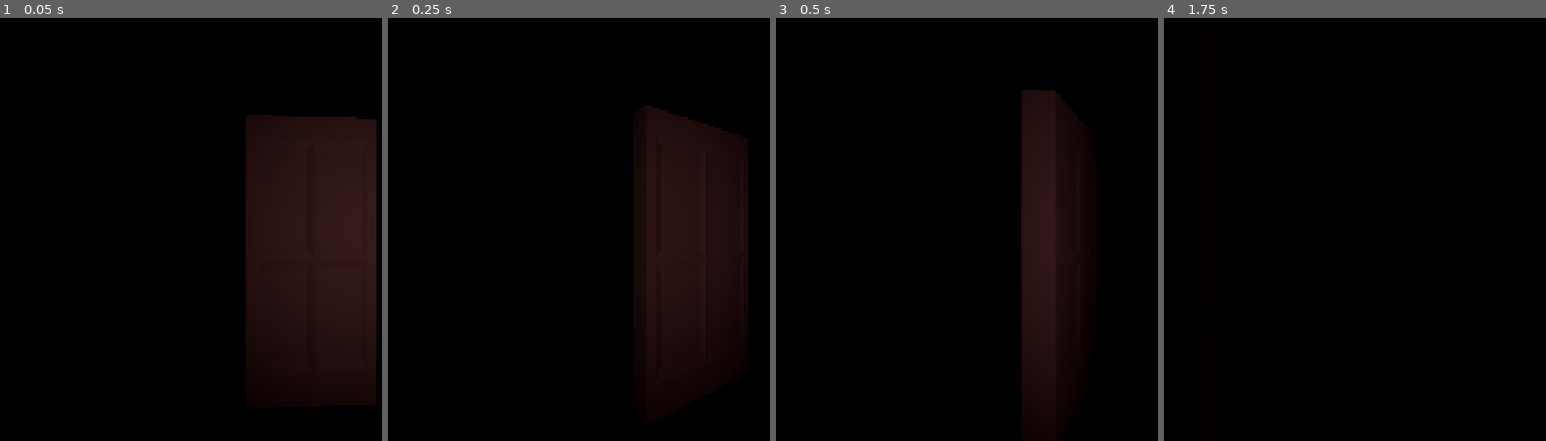
Above: before the commit, frames 1-4 (left to right).
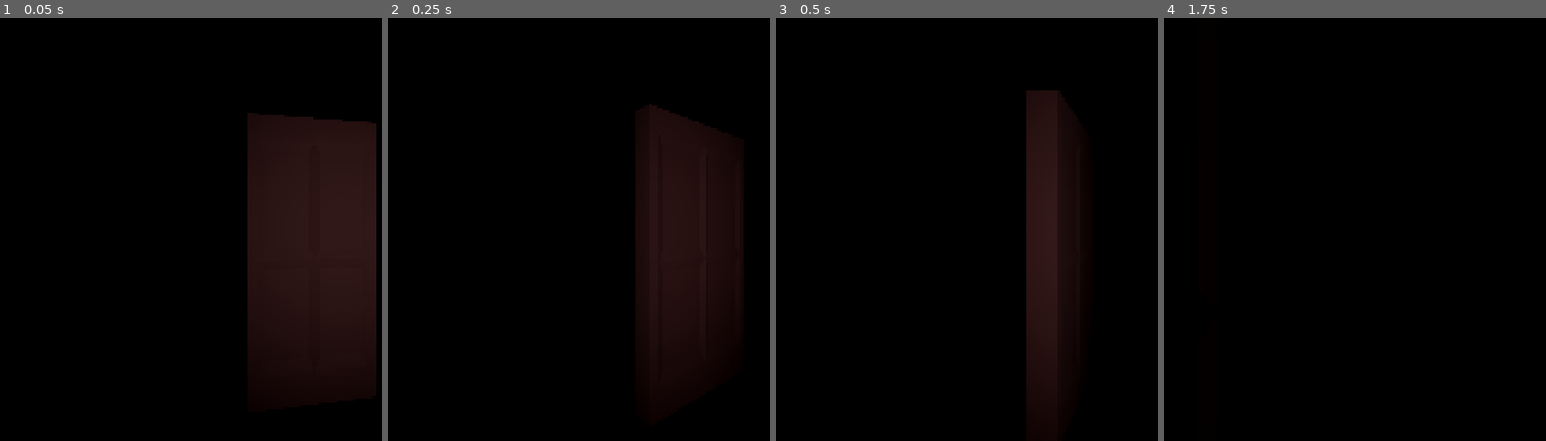
Above: after the commit, the same moments.

Repository: FellowshipOfTheGame/Hotel-Ponte-Negra
Game: Godot game, scene res://scenes/levels/TransitionDoor.tscn
Two runs of this game, one before a commit and one after it. Both use one fixed random seed, a clock stepped at 60 frames per second and the inputs below. This scene is started directly instead of the project's main scene. Sound files missing from this copy of the repository are replaced by a short silence.
Inputs (mouse positions are in pixels of both pictures, inside the frame that each line leads up to):
- Up to frame 1 (0.05 s): no input
- Up to frame 2 (0.25 s): no input
- Up to frame 3 (0.5 s): no input
- Up to frame 4 (1.75 s): tap Enter at 0.5 s; move the mouse to (outside the picture) at 0.52 s; hold D (movimento_direita) 0.53-1.28 s; hold Ctrl (agachar) 0.53-1.28 s; click (outside the picture) at 0.67 s; move the mouse to (1389, 250) at 1.27 s; hold S (movimento_tras) from 1.28 s (still down); tap Shift (correr) at 1.35 s

The runs differ from the first frame. In frame 1, 0.4% of the frame differs, in the area x 64-99%, y 22-76%; in frame 2, 0.4%; in frame 3, 0.9%, in the area x 64-74%, y 17-89%; in frame 4, nothing differs.

Commit message:
Corrigi o bug da porta de transicao

Diff:
--- a/scenes/transition.gd
+++ b/scenes/transition.gd
@@ -1,4 +1,4 @@
-extends CanvasLayer # Mudou aqui
+extends CanvasLayer
 
 signal transicao_concluida
 
--- a/scenes/transition_door.gd
+++ b/scenes/transition_door.gd
@@ -3,6 +3,10 @@
 @export var ang_abertura : float = -120.0
 @export var tempo : float = 1.0
 @onready var som_abertura = $SomAbertura
+
+func _ready():
+	process_mode = Node.PROCESS_MODE_ALWAYS
+	sync_to_physics = false
 
 func abrir_porta():
 	if som_abertura:
@@ -11,6 +15,8 @@
 	var rot_final = rotation_degrees.y + ang_abertura
 
 	var tween : Tween = create_tween()
+
+	tween.set_pause_mode(Tween.TWEEN_PAUSE_PROCESS)
+
 	tween.set_trans(Tween.TRANS_QUAD).set_ease(Tween.EASE_OUT)
-
 	tween.tween_property(self, "rotation_degrees:y", rot_final, tempo)
--- a/scripts/scene_manager.gd
+++ b/scripts/scene_manager.gd
@@ -1,9 +1,19 @@
 extends Node
 
 var cena_transicao = preload("res://scenes/levels/TransitionDoor.tscn")
+var em_transicao : bool = false
 
 func carregar_fase(caminho_nova_fase: String):
+	if em_transicao:
+		return
+
+	em_transicao = true
+
+	get_tree().paused = true
+
 	var transicao = cena_transicao.instantiate()
+
+	transicao.process_mode = Node.PROCESS_MODE_ALWAYS
 	get_tree().root.add_child(transicao)
 
 	await transicao.transicao_concluida
@@ -13,3 +23,6 @@
 	await get_tree().process_frame
 
 	transicao.queue_free()
+
+	get_tree().paused = false
+	em_transicao = false
